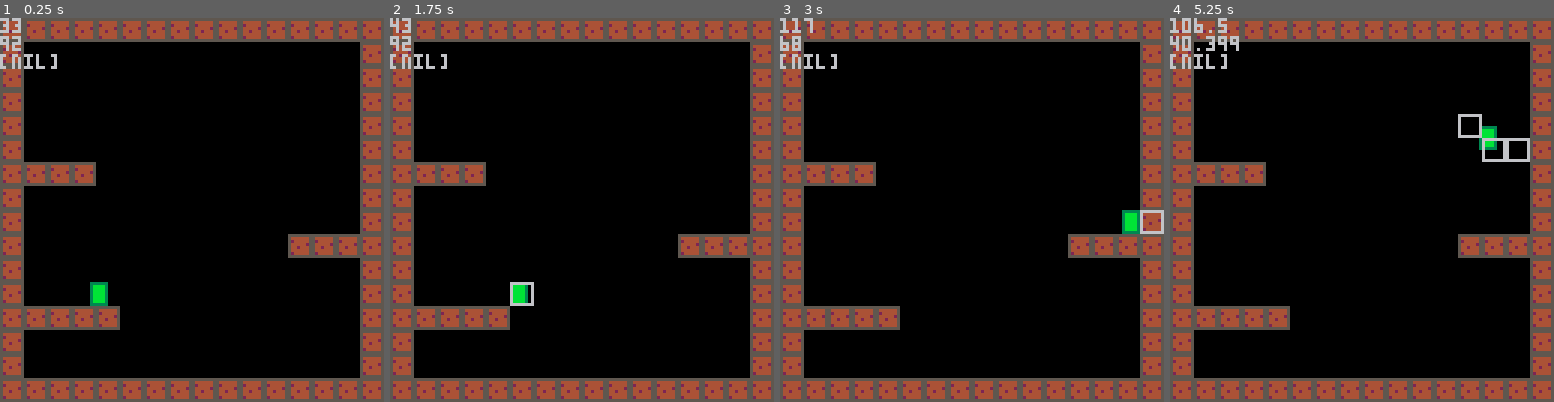
Above: before the commit, frames 1-4 (left to right).
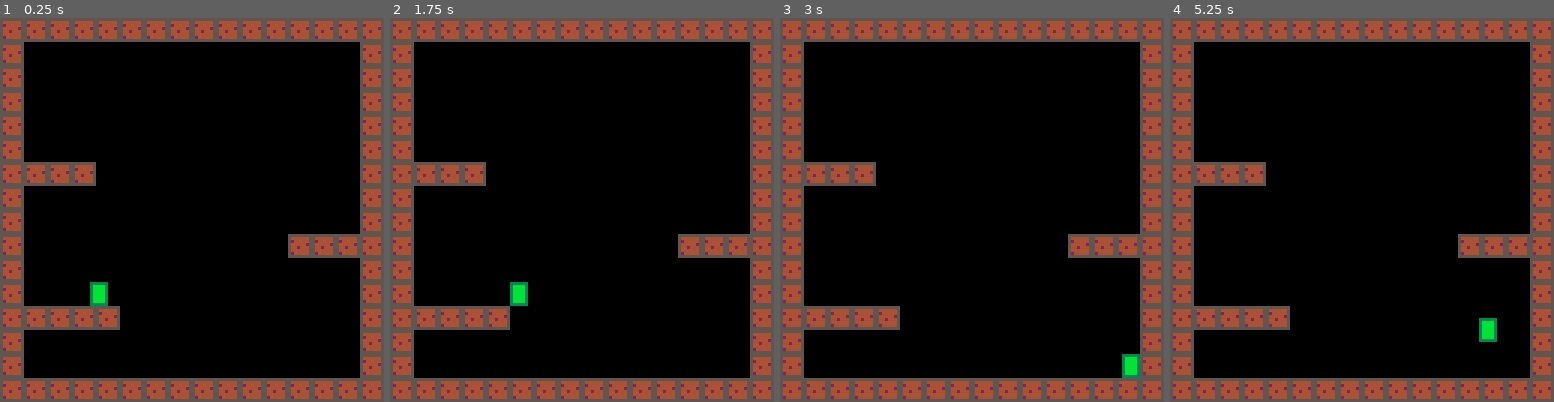
Above: after the commit, the same moments.

Repository: adparadise/pico8-games
Game: PICO-8 cartridge platform.p8
Two runs of this game, one before a commit and one after it. Both use one fixed random seed, a clock stepped at 60 frames per second and the inputs below.
Inputs:
- Up to frame 1 (0.25 s): no input
- Up to frame 2 (1.75 s): tap X (X key) at 0.33, 1.07 s; tap O (Z key) at 0.7, 1.7 s; hold Right from 1.6 s (still down)
- Up to frame 3 (3 s): tap X (X key) at 1.85, 2.97 s; release Right at 2.1 s; tap O (Z key) at 2.1, 2.5, 2.9 s; hold Up 2.15-2.42 s; hold Right from 2.47 s (still down)
- Up to frame 4 (5.25 s): release Right at 3.03 s; hold Left 3.08-3.58 s; tap O (Z key) every 0.4 s from 3.3 to 4.9 s; hold Down 3.63-3.97 s; hold Right 4.02-4.68 s; tap X (X key) at 4.08, 5.2 s; hold Up 4.73-5.03 s; hold Left from 5.08 s (still down)

The runs differ from the first frame. In frame 1, 0.5% of the frame differs, in the area x 0-15%, y 0-14%; in frame 2, 0.7%; in frame 3, 1.3%; in frame 4, 1.8%, in the area x 0-94%, y 0-85%.

Commit message:
fall off of platforms by walking

Diff:
--- a/platform.p8
+++ b/platform.p8
@@ -19,6 +19,8 @@
 MIN_FRICTION_SPEED = 0.4
 AIR_ACCEL = 0.7
 AIR_FRICTION = 0.8
+
+SOLID_GROUND = 1
 
 t = 0
 players = {}
@@ -198,7 +200,7 @@
     xflags = fget(mget(ncx, cy))
   end
 
-  if (band(xflags,1) > 0) then
+  if (band(xflags, SOLID_GROUND) > 0) then
     if (dx < 0) then
       next.x = (ncx+1)*8+player.w/2
       player.vx = 0
@@ -258,7 +260,7 @@
     yflags = bor(lflags, rflags)
   end
 
-  if (band(yflags,1) > 0) then
+  if (band(yflags, SOLID_GROUND) > 0) then
     if (dy < 0) then
       next.y = (ncy+1)*8+player.h/2
       player.vy = 0
@@ -273,7 +275,29 @@
 end
 
 function update_player_standing_kinetics(player, next)
-
+  local dx = player.vx
+  local cy
+  local nxr
+  local nxl
+  local lflags
+  local rflags
+  local flags
+
+  cy = flr((player.y + player.h/2 + 1)/8)
+  nxr = flr((next.x + player.w/2 + 1)/8)
+  nxl = flr((next.x - player.w/2)/8)
+
+  lflags = fget(mget(nxr, cy))
+  rflags = fget(mget(nxl, cy))
+
+  player.cells[#player.cells + 1] = {x = nxr, y = cy}
+  player.cells[#player.cells + 1] = {x = nxl, y = cy}
+
+  flags = bor(lflags, rflags)
+
+  if (band(flags, SOLID_GROUND) == 0) then
+    player.state = AIRBORNE
+  end
 end
 
 function draw_level()
@@ -281,8 +305,8 @@
 end
 
 function draw_player(player)
+  -- draw_player_debug(player)
   spr(7,player.x-4,player.y-4)
-  draw_player_debug(player)
 end
 
 function draw_player_debug(player)
@@ -290,7 +314,7 @@
   print(player.y)
   print(player.yflags)
   for cell in all(player.cells) do
-    rect(cell.x*8, cell.y*8, cell.x*8 + 7, cell.y*8 + 7, 6)
+    rect(cell.x*8, cell.y*8, cell.x*8 + 7, cell.y*8 + 7, 3)
   end
 end
 __gfx__
